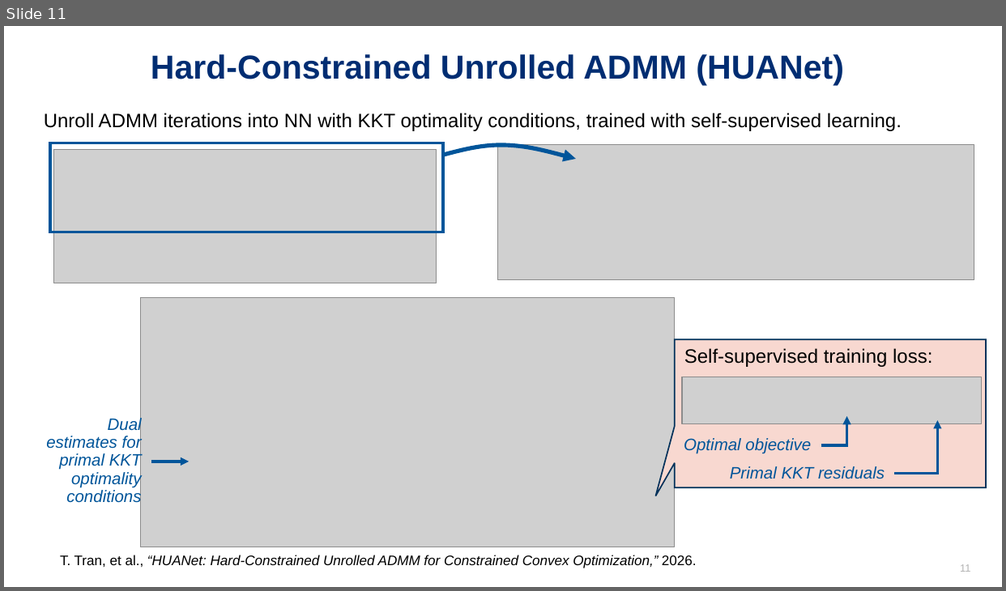
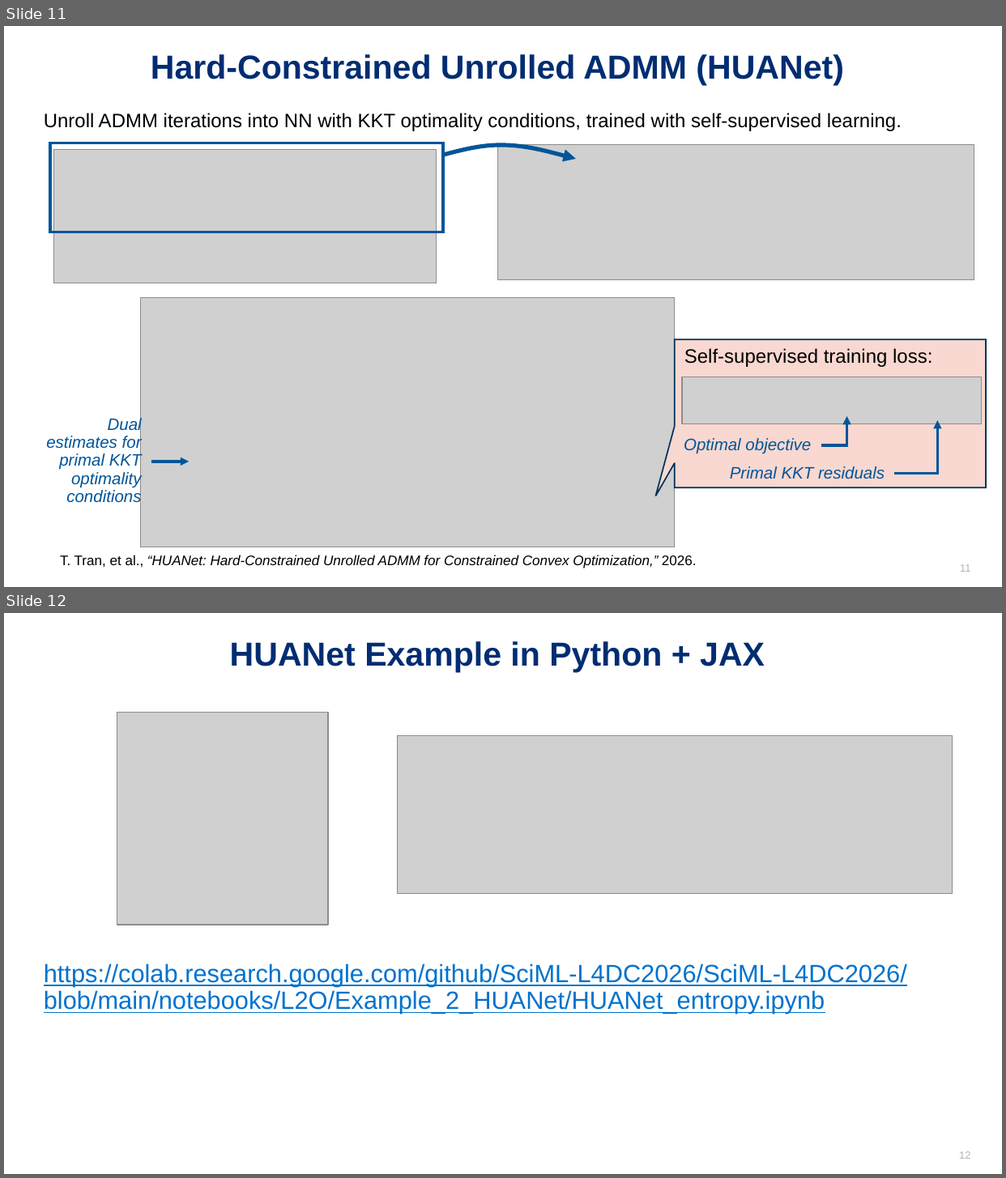
Before and after one commit to SciML-L4DC2026/SciML-L4DC2026, a slide deck: slides/L2O.pptx. Shown one above the other, each under a label of ours: slide 11 before the commit, slides 11 and 12 after it. The pictures are 1006x591 and 1006x1178 pixels, drawn with LibreOffice and Linux fonts; fonts in the diff are those of the drawing; grey boxes stand for pictures; background and template pictures are left out. Boxes give left, top, right and bottom in pixels: in the first picture for what was removed or moved away, otherwise in the second. Text is boxed around its words. In the diff, an @@ line names an element or a change of style, - is before the commit and + after.

```diff
--- a/slides/L2O.pptx
+++ b/slides/L2O.pptx
@@ slide 12 added at box(4, 613, 1002, 1174), background #FFFFFF @@
@@ title added at box(230, 641, 765, 672), 24 pt, text #002D72, bold @@
+HUANet Example in Python + JAX
@@ picture added at box(117, 713, 328, 926) @@
@@ picture added at box(397, 736, 952, 893) @@
@@ text added at box(44, 964, 907, 1014), 18 pt, text #0072CE, underline @@
+https://colab.research.google.com/github/SciML-L4DC2026/SciML-L4DC2026/blob/main/notebooks/L2O/Example_2_HUANet/HUANet_entropy.ipynb
@@ page number added at box(959, 1152, 970, 1159), 7.5 pt, text #B3B3B3 @@
+12
```
Also in this commit, not shown: 2 slides changed, 1 other file.
